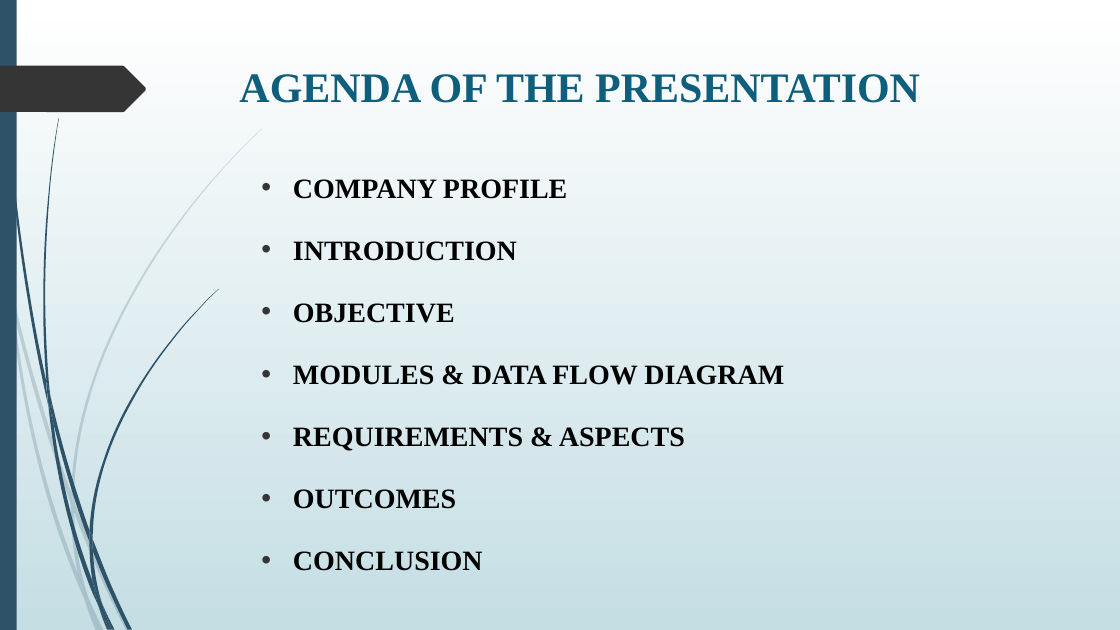
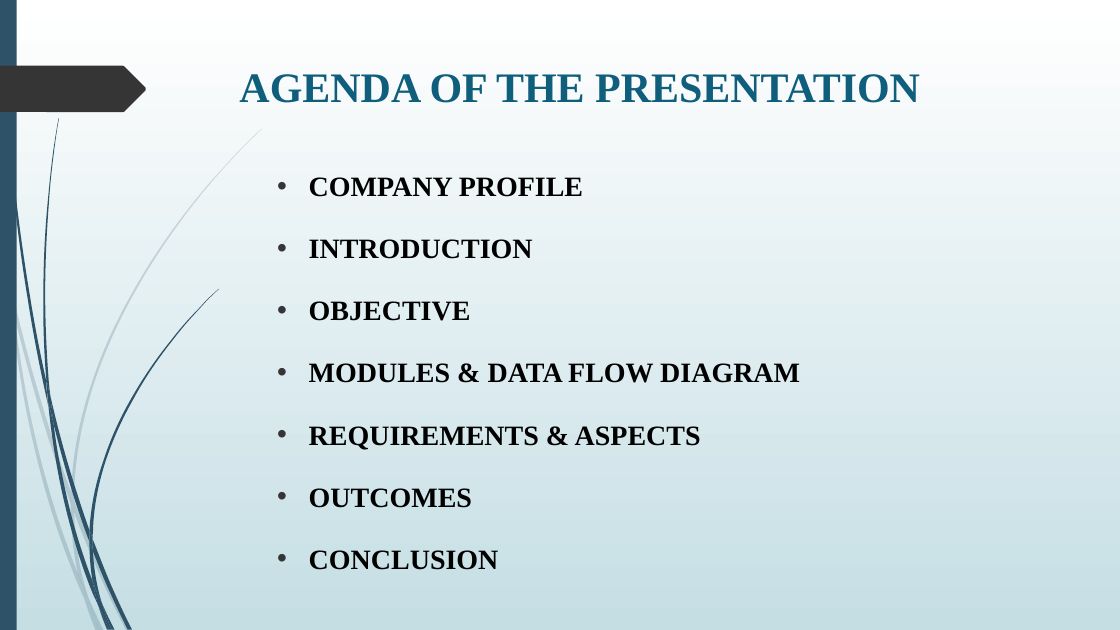
Before and after one commit to Harshith5S/VDP_Solutions, a slide deck: slide 2 of presentation.pptx. Drawn at 1120x630 pixels with LibreOffice and Linux fonts; fonts in the diff are those of the drawing. Boxes give left, top, right and bottom in pixels: in the first picture for what was removed or moved away, otherwise in the second. Text is boxed around its words. In the diff, an @@ line names an element or a change of style, - is before the commit and + after.

```diff
--- a/presentation.pptx
+++ b/presentation.pptx
@@ text "COMPANY PROFILE": place and size @@
-text "COMPANY PROFILE" at [293, 179, 784, 571]
+text "COMPANY PROFILE" at [309, 177, 800, 570]
```
Also in this commit, not shown: 8 other slides changed, 2 slides added, 1 slide removed, 1 other file.
